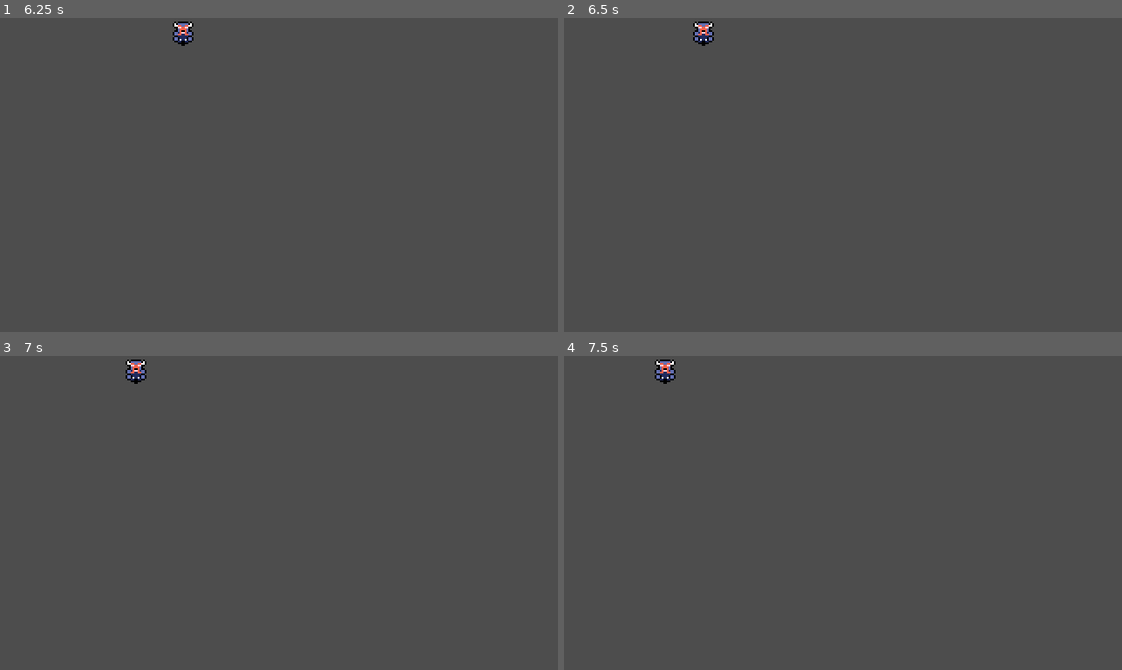
Above: before the commit, frames 1-4 (two rows, left to right).
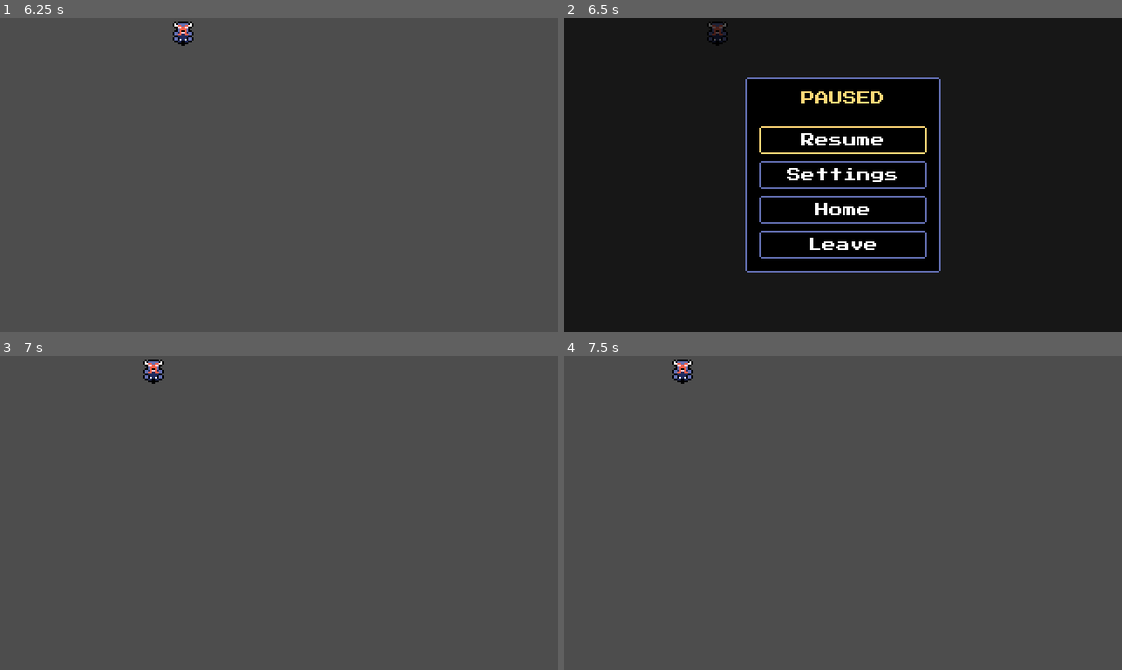
Above: after the commit, the same moments.

Repository: DaEpickid540/haven-2026
Game: Godot game, scene res://Scenes/main_menu.tscn
Same seed, same stepped clock (60 frames per second), same inputs: the game is played once before the commit and once after it.
Inputs (mouse positions are in pixels of both pictures, inside the frame that each line leads up to):
- Up to frame 1 (6.25 s): click "Settings" at 0.5 s; click "Leave" at 1.25 s; click "Start Game" at 2 s; tap Enter at 2.75 s; hold Right (right) 2.78-3.53 s; hold Down (down) 3.53-4.28 s; hold Right (right) 4.28-5.03 s; hold Up (up) 5.03-5.78 s; hold Left (left) from 5.78 s (still down)
- Up to frame 2 (6.5 s): keep holding Left (left); tap Escape (pause) at 6.4 s
- Up to frame 3 (7 s): release Left (left) at 6.5 s; click (279, 478) at 6.5 s, where only the run after the commit has a clickable "Resume"
- Up to frame 4 (7.5 s): tap Space at 7.25 s; hold Left (left) from 7.28 s (still down)

Frame 1 is identical in both runs. In frame 2, 100% of the frame differs, in the area x 0-100%, y 0-100%; in frame 3, 0.5%; in frame 4, 0.5%.

Commit message:
Added esc menu

Diff:
--- /dev/null
+++ b/Scenes/PauseMenu.tscn
@@ -0,0 +1,82 @@
+[gd_scene format=3 uid="uid://b3hilkve4j1uw"]
+
+[ext_resource type="Script" path="res://Scripts/pause_menu.gd" id="1_pause"]
+[ext_resource type="PackedScene" path="res://Scenes/settings_modal.tscn" id="2_settings"]
+
+[node name="PauseMenu" type="CanvasLayer" unique_id=289078793]
+process_mode = 3
+layer = 10
+script = ExtResource("1_pause")
+
+[node name="Overlay" type="Control" parent="."]
+unique_name_in_owner = true
+visible = false
+layout_mode = 3
+anchors_preset = 15
+anchor_right = 1.0
+anchor_bottom = 1.0
+grow_horizontal = 2
+grow_vertical = 2
+
+[node name="Dimmer" type="ColorRect" parent="Overlay"]
+layout_mode = 1
+anchors_preset = 15
+anchor_right = 1.0
+anchor_bottom = 1.0
+grow_horizontal = 2
+grow_vertical = 2
+color = Color(0, 0, 0, 0.7)
+
+[node name="Panel" type="PanelContainer" parent="Overlay"]
+layout_mode = 1
+anchors_preset = 8
+anchor_left = 0.5
+anchor_top = 0.5
+anchor_right = 0.5
+anchor_bottom = 0.5
+grow_horizontal = 2
+grow_vertical = 2
+
+[node name="VBoxContainer" type="VBoxContainer" parent="Overlay/Panel" unique_id=1605280136]
+custom_minimum_size = Vector2(96, 0)
+layout_mode = 2
+theme_override_constants/separation = 4
+
+[node name="Title" type="Label" parent="Overlay/Panel/VBoxContainer"]
+layout_mode = 2
+theme_type_variation = &"HeaderLabel"
+text = "PAUSED"
+horizontal_alignment = 1
+
+[node name="TitleGap" type="Control" parent="Overlay/Panel/VBoxContainer"]
+custom_minimum_size = Vector2(0, 4)
+layout_mode = 2
+mouse_filter = 2
+
+[node name="Resume" type="Button" parent="Overlay/Panel/VBoxContainer" unique_id=940157442]
+unique_name_in_owner = true
+layout_mode = 2
+text = "Resume"
+
+[node name="Settings" type="Button" parent="Overlay/Panel/VBoxContainer" unique_id=1522452194]
+unique_name_in_owner = true
+layout_mode = 2
+text = "Settings"
+
+[node name="MainMenu" type="Button" parent="Overlay/Panel/VBoxContainer" unique_id=291606282]
+unique_name_in_owner = true
+layout_mode = 2
+text = "Home"
+
+[node name="LeaveGame" type="Button" parent="Overlay/Panel/VBoxContainer" unique_id=1878514579]
+unique_name_in_owner = true
+layout_mode = 2
+text = "Leave"
+
+[node name="SettingsModal" parent="." instance=ExtResource("2_settings")]
+unique_name_in_owner = true
+
+[connection signal="pressed" from="Overlay/Panel/VBoxContainer/Resume" to="." method="resume"]
+[connection signal="pressed" from="Overlay/Panel/VBoxContainer/Settings" to="." method="_on_settings_pressed"]
+[connection signal="pressed" from="Overlay/Panel/VBoxContainer/MainMenu" to="." method="_on_main_menu_pressed"]
+[connection signal="pressed" from="Overlay/Panel/VBoxContainer/LeaveGame" to="." method="_on_leave_game_pressed"]
--- a/Scenes/main_menu.tscn
+++ b/Scenes/main_menu.tscn
@@ -2,6 +2,7 @@
 
 [ext_resource type="Script" uid="uid://chqr2mc4h1qw7" path="res://Scripts/main_menu.gd" id="1_menu"]
 [ext_resource type="Texture2D" uid="uid://wl5kturnpj1y" path="res://Assets/Players/Dwarf/dwarf x1.png" id="2_dwarf"]
+[ext_resource type="PackedScene" path="res://Scenes/settings_modal.tscn" id="3_settings"]
 
 [sub_resource type="AtlasTexture" id="dwarf_idle"]
 atlas = ExtResource("2_dwarf")
@@ -150,129 +151,11 @@
 size_flags_horizontal = 4
 text = "Close"
 
-[node name="SettingsModal" type="Control" parent="."]
+[node name="SettingsModal" parent="." instance=ExtResource("3_settings")]
 unique_name_in_owner = true
-visible = false
-layout_mode = 1
-anchors_preset = 15
-anchor_right = 1.0
-anchor_bottom = 1.0
-grow_horizontal = 2
-grow_vertical = 2
-
-[node name="Dimmer" type="ColorRect" parent="SettingsModal"]
-layout_mode = 1
-anchors_preset = 15
-anchor_right = 1.0
-anchor_bottom = 1.0
-grow_horizontal = 2
-grow_vertical = 2
-color = Color(0, 0, 0, 0.7)
-
-[node name="Panel" type="PanelContainer" parent="SettingsModal"]
-layout_mode = 1
-anchors_preset = -1
-anchor_left = 0.1
-anchor_top = 0.1
-anchor_right = 0.9
-anchor_bottom = 0.9
-grow_horizontal = 2
-grow_vertical = 2
-
-[node name="VBox" type="VBoxContainer" parent="SettingsModal/Panel"]
-layout_mode = 2
-theme_override_constants/separation = 8
-
-[node name="Title" type="Label" parent="SettingsModal/Panel/VBox"]
-layout_mode = 2
-theme_type_variation = &"HeaderLabel"
-text = "SETTINGS"
-horizontal_alignment = 1
-
-[node name="MusicRow" type="HBoxContainer" parent="SettingsModal/Panel/VBox"]
-layout_mode = 2
-theme_override_constants/separation = 8
-
-[node name="Label" type="Label" parent="SettingsModal/Panel/VBox/MusicRow"]
-custom_minimum_size = Vector2(88, 0)
-layout_mode = 2
-text = "Music"
-
-[node name="MusicSlider" type="HSlider" parent="SettingsModal/Panel/VBox/MusicRow"]
-unique_name_in_owner = true
-layout_mode = 2
-size_flags_horizontal = 3
-size_flags_vertical = 4
-max_value = 1.0
-step = 0.05
-
-[node name="MusicValue" type="Label" parent="SettingsModal/Panel/VBox/MusicRow"]
-unique_name_in_owner = true
-custom_minimum_size = Vector2(32, 0)
-layout_mode = 2
-theme_type_variation = &"MutedLabel"
-text = "80%"
-horizontal_alignment = 2
-
-[node name="SfxRow" type="HBoxContainer" parent="SettingsModal/Panel/VBox"]
-layout_mode = 2
-theme_override_constants/separation = 8
-
-[node name="Label" type="Label" parent="SettingsModal/Panel/VBox/SfxRow"]
-custom_minimum_size = Vector2(88, 0)
-layout_mode = 2
-text = "SFX"
-
-[node name="SfxSlider" type="HSlider" parent="SettingsModal/Panel/VBox/SfxRow"]
-unique_name_in_owner = true
-layout_mode = 2
-size_flags_horizontal = 3
-size_flags_vertical = 4
-max_value = 1.0
-step = 0.05
-
-[node name="SfxValue" type="Label" parent="SettingsModal/Panel/VBox/SfxRow"]
-unique_name_in_owner = true
-custom_minimum_size = Vector2(32, 0)
-layout_mode = 2
-theme_type_variation = &"MutedLabel"
-text = "80%"
-horizontal_alignment = 2
-
-[node name="FullscreenRow" type="HBoxContainer" parent="SettingsModal/Panel/VBox"]
-layout_mode = 2
-theme_override_constants/separation = 8
-
-[node name="Label" type="Label" parent="SettingsModal/Panel/VBox/FullscreenRow"]
-custom_minimum_size = Vector2(88, 0)
-layout_mode = 2
-size_flags_vertical = 4
-text = "Fullscreen"
-
-[node name="FullscreenToggle" type="Button" parent="SettingsModal/Panel/VBox/FullscreenRow"]
-unique_name_in_owner = true
-custom_minimum_size = Vector2(40, 0)
-layout_mode = 2
-toggle_mode = true
-text = "Off"
-
-[node name="Spacer" type="Control" parent="SettingsModal/Panel/VBox"]
-layout_mode = 2
-size_flags_vertical = 3
-mouse_filter = 2
-
-[node name="SettingsClose" type="Button" parent="SettingsModal/Panel/VBox"]
-unique_name_in_owner = true
-layout_mode = 2
-size_flags_horizontal = 4
-text = "Close"
 
 [connection signal="pressed" from="Layout/Row/Buttons/StartGame" to="." method="_on_start_game_pressed"]
 [connection signal="pressed" from="Layout/Row/Buttons/Settings" to="." method="_on_settings_pressed"]
 [connection signal="pressed" from="Layout/Row/Buttons/Credits" to="." method="_on_credits_pressed"]
 [connection signal="pressed" from="Layout/Row/Buttons/Leave" to="." method="_on_leave_pressed"]
 [connection signal="pressed" from="CreditsModal/Panel/VBox/CreditsClose" to="." method="_close_modal"]
-[connection signal="value_changed" from="SettingsModal/Panel/VBox/MusicRow/MusicSlider" to="." method="_on_music_slider_value_changed"]
-[connection signal="value_changed" from="SettingsModal/Panel/VBox/SfxRow/SfxSlider" to="." method="_on_sfx_slider_value_changed"]
-[connection signal="toggled" from="SettingsModal/Panel/VBox/FullscreenRow/FullscreenToggle" to="." method="_on_fullscreen_toggled"]
-[connection signal="pressed" from="SettingsModal/Panel/VBox/SettingsClose" to="." method="_close_modal"]
--- a/Scenes/player.tscn
+++ b/Scenes/player.tscn
@@ -2,6 +2,7 @@
 
 [ext_resource type="Script" uid="uid://citabd2f6iqau" path="res://Scripts/player.gd" id="1_cvnsp"]
 [ext_resource type="Texture2D" uid="uid://wl5kturnpj1y" path="res://Assets/Players/Dwarf/dwarf x1.png" id="1_v0iea"]
+[ext_resource type="PackedScene" uid="uid://b3hilkve4j1uw" path="res://Scenes/PauseMenu.tscn" id="2_pause"]
 
 [sub_resource type="Animation" id="Animation_v0iea"]
 resource_name = "Idle"
@@ -162,3 +163,5 @@
 
 [node name="AnimationTree" type="AnimationTree" parent="." unique_id=298149144]
 tree_root = SubResource("AnimationNodeBlendTree_0wjns")
+
+[node name="PauseMenu" parent="." instance=ExtResource("2_pause")]
--- /dev/null
+++ b/Scenes/settings_modal.tscn
@@ -0,0 +1,126 @@
+[gd_scene format=3]
+
+[ext_resource type="Script" path="res://Scripts/settings_modal.gd" id="1_script"]
+
+[node name="SettingsModal" type="Control"]
+visible = false
+process_mode = 3
+layout_mode = 1
+anchors_preset = 15
+anchor_right = 1.0
+anchor_bottom = 1.0
+grow_horizontal = 2
+grow_vertical = 2
+script = ExtResource("1_script")
+
+[node name="Dimmer" type="ColorRect" parent="."]
+layout_mode = 1
+anchors_preset = 15
+anchor_right = 1.0
+anchor_bottom = 1.0
+grow_horizontal = 2
+grow_vertical = 2
+color = Color(0, 0, 0, 0.7)
+
+[node name="Panel" type="PanelContainer" parent="."]
+layout_mode = 1
+anchors_preset = -1
+anchor_left = 0.1
+anchor_top = 0.1
+anchor_right = 0.9
+anchor_bottom = 0.9
+grow_horizontal = 2
+grow_vertical = 2
+
+[node name="VBox" type="VBoxContainer" parent="Panel"]
+layout_mode = 2
+theme_override_constants/separation = 8
+
+[node name="Title" type="Label" parent="Panel/VBox"]
+layout_mode = 2
+theme_type_variation = &"HeaderLabel"
+text = "SETTINGS"
+horizontal_alignment = 1
+
+[node name="MusicRow" type="HBoxContainer" parent="Panel/VBox"]
+layout_mode = 2
+theme_override_constants/separation = 8
+
+[node name="Label" type="Label" parent="Panel/VBox/MusicRow"]
+custom_minimum_size = Vector2(88, 0)
+layout_mode = 2
+text = "Music"
+
+[node name="MusicSlider" type="HSlider" parent="Panel/VBox/MusicRow"]
+unique_name_in_owner = true
+layout_mode = 2
+size_flags_horizontal = 3
+size_flags_vertical = 4
+max_value = 1.0
+step = 0.05
+
+[node name="MusicValue" type="Label" parent="Panel/VBox/MusicRow"]
+unique_name_in_owner = true
+custom_minimum_size = Vector2(32, 0)
+layout_mode = 2
+theme_type_variation = &"MutedLabel"
+text = "80%"
+horizontal_alignment = 2
+
+[node name="SfxRow" type="HBoxContainer" parent="Panel/VBox"]
+layout_mode = 2
+theme_override_constants/separation = 8
+
+[node name="Label" type="Label" parent="Panel/VBox/SfxRow"]
+custom_minimum_size = Vector2(88, 0)
+layout_mode = 2
+text = "SFX"
+
+[node name="SfxSlider" type="HSlider" parent="Panel/VBox/SfxRow"]
+unique_name_in_owner = true
+layout_mode = 2
+size_flags_horizontal = 3
+size_flags_vertical = 4
+max_value = 1.0
+step = 0.05
+
+[node name="SfxValue" type="Label" parent="Panel/VBox/SfxRow"]
+unique_name_in_owner = true
+custom_minimum_size = Vector2(32, 0)
+layout_mode = 2
+theme_type_variation = &"MutedLabel"
+text = "80%"
+horizontal_alignment = 2
+
+[node name="FullscreenRow" type="HBoxContainer" parent="Panel/VBox"]
+layout_mode = 2
+theme_override_constants/separation = 8
+
+[node name="Label" type="Label" parent="Panel/VBox/FullscreenRow"]
+custom_minimum_size = Vector2(88, 0)
+layout_mode = 2
+size_flags_vertical = 4
+text = "Fullscreen"
+
+[node name="FullscreenToggle" type="Button" parent="Panel/VBox/FullscreenRow"]
+unique_name_in_owner = true
+custom_minimum_size = Vector2(40, 0)
+layout_mode = 2
+toggle_mode = true
+text = "Off"
+
+[node name="Spacer" type="Control" parent="Panel/VBox"]
+layout_mode = 2
+size_flags_vertical = 3
+mouse_filter = 2
+
+[node name="SettingsClose" type="Button" parent="Panel/VBox"]
+unique_name_in_owner = true
+layout_mode = 2
+size_flags_horizontal = 4
+text = "Close"
+
+[connection signal="value_changed" from="Panel/VBox/MusicRow/MusicSlider" to="." method="_on_music_slider_value_changed"]
+[connection signal="value_changed" from="Panel/VBox/SfxRow/SfxSlider" to="." method="_on_sfx_slider_value_changed"]
+[connection signal="toggled" from="Panel/VBox/FullscreenRow/FullscreenToggle" to="." method="_on_fullscreen_toggled"]
+[connection signal="pressed" from="Panel/VBox/SettingsClose" to="." method="close"]
--- a/Scripts/main_menu.gd
+++ b/Scripts/main_menu.gd
@@ -10,12 +10,7 @@
 const DWARF_FPS := 2.0
 
 @onready var credits_modal: Control = %CreditsModal
-@onready var settings_modal: Control = %SettingsModal
-@onready var music_slider: HSlider = %MusicSlider
-@onready var music_value: Label = %MusicValue
-@onready var sfx_slider: HSlider = %SfxSlider
-@onready var sfx_value: Label = %SfxValue
-@onready var fullscreen_toggle: Button = %FullscreenToggle
+@onready var settings_modal = %SettingsModal  # Scenes/settings_modal.tscn
 @onready var dwarf_texture: AtlasTexture = %Dwarf.texture
 
 var _open_modal: Control = null
@@ -27,6 +22,7 @@
 	%StartGame.grab_focus()
 	if OS.has_feature("web"):
 		%Leave.hide()  # Quitting does nothing in a browser.
+	settings_modal.closed.connect(func(): %Settings.grab_focus())
 
 
 func _process(delta: float) -> void:
@@ -38,7 +34,7 @@
 
 
 func _unhandled_input(event: InputEvent) -> void:
-	# Esc (ui_cancel) closes whichever modal is open.
+	# Esc (ui_cancel) closes Credits. (Settings handles its own Esc.)
 	if _open_modal and event.is_action_pressed("ui_cancel"):
 		_close_modal()
 		get_viewport().set_input_as_handled()
@@ -51,12 +47,7 @@
 
 
 func _on_settings_pressed() -> void:
-	# Show the saved values without triggering the change handlers.
-	music_slider.set_value_no_signal(GameSettings.music_volume)
-	sfx_slider.set_value_no_signal(GameSettings.sfx_volume)
-	fullscreen_toggle.set_pressed_no_signal(GameSettings.fullscreen)
-	_refresh_settings_labels()
-	_open(settings_modal, music_slider)
+	settings_modal.open()
 
 
 func _on_credits_pressed() -> void:
@@ -65,29 +56,6 @@
 
 func _on_leave_pressed() -> void:
 	GameManage.quit_game()
-
-
-# --- Settings controls (apply live, save on close) ---
-
-func _on_music_slider_value_changed(value: float) -> void:
-	GameSettings.set_music_volume(value)
-	_refresh_settings_labels()
-
-
-func _on_sfx_slider_value_changed(value: float) -> void:
-	GameSettings.set_sfx_volume(value)
-	_refresh_settings_labels()
-
-
-func _on_fullscreen_toggled(enabled: bool) -> void:
-	GameSettings.set_fullscreen(enabled)
-	_refresh_settings_labels()
-
-
-func _refresh_settings_labels() -> void:
-	music_value.text = "%d%%" % roundi(music_slider.value * 100)
-	sfx_value.text = "%d%%" % roundi(sfx_slider.value * 100)
-	fullscreen_toggle.text = "On" if fullscreen_toggle.button_pressed else "Off"
 
 
 # --- Modals ---
@@ -102,8 +70,6 @@
 func _close_modal() -> void:
 	if _open_modal == null:
 		return
-	if _open_modal == settings_modal:
-		GameSettings.save_settings()
 	_open_modal.hide()
 	_open_modal = null
 	if is_instance_valid(_return_focus):
--- /dev/null
+++ b/Scripts/pause_menu.gd
@@ -0,0 +1,51 @@
+extends CanvasLayer
+## Pause menu (Scenes/PauseMenu.tscn). Instance it once in the gameplay scene.
+## The "pause" action (Esc) opens/closes it. While open, the rest of the game
+## is paused; this node's process_mode is Always so the menu keeps working.
+
+const MAIN_MENU_SCENE := "res://Scenes/main_menu.tscn"
+
+@onready var overlay: Control = %Overlay
+@onready var settings_modal = %SettingsModal  # Scenes/settings_modal.tscn
+
+
+func _ready() -> void:
+	overlay.hide()
+	if OS.has_feature("web"):
+		%LeaveGame.hide()  # Quitting does nothing in a browser.
+	settings_modal.closed.connect(func(): %Settings.grab_focus())
+
+
+func _unhandled_input(event: InputEvent) -> void:
+	# Settings (a child, so it sees input first) handles Esc while it's open.
+	if overlay.visible and (event.is_action_pressed("pause") or event.is_action_pressed("ui_cancel")):
+		resume()
+		get_viewport().set_input_as_handled()
+	elif not overlay.visible and event.is_action_pressed("pause"):
+		pause()
+		get_viewport().set_input_as_handled()
+
+
+func pause() -> void:
+	get_tree().paused = true
+	overlay.show()
+	%Resume.grab_focus()
+
+
+func resume() -> void:
+	settings_modal.close()
+	overlay.hide()
+	get_tree().paused = false
+
+
+func _on_settings_pressed() -> void:
+	settings_modal.open()
+
+
+func _on_main_menu_pressed() -> void:
+	get_tree().paused = false  # Otherwise the menu would load frozen.
+	get_tree().change_scene_to_file(MAIN_MENU_SCENE)
+
+
+func _on_leave_game_pressed() -> void:
+	GameManage.quit_game()
--- /dev/null
+++ b/Scripts/settings_modal.gd
@@ -0,0 +1,59 @@
+extends Control
+## Reusable Settings pop-up (Scenes/settings_modal.tscn).
+## Drop it into any menu, call open(), and listen for `closed`.
+## Changes apply live through GameSettings and are saved when it closes.
+## process_mode is Always, so it also works while the game is paused.
+
+signal closed
+
+@onready var music_slider: HSlider = %MusicSlider
+@onready var music_value: Label = %MusicValue
+@onready var sfx_slider: HSlider = %SfxSlider
+@onready var sfx_value: Label = %SfxValue
+@onready var fullscreen_toggle: Button = %FullscreenToggle
+
+
+func open() -> void:
+	# Show the saved values without triggering the change handlers.
+	music_slider.set_value_no_signal(GameSettings.music_volume)
+	sfx_slider.set_value_no_signal(GameSettings.sfx_volume)
+	fullscreen_toggle.set_pressed_no_signal(GameSettings.fullscreen)
+	_refresh_labels()
+	show()
+	music_slider.grab_focus()
+
+
+func close() -> void:
+	if not visible:
+		return
+	GameSettings.save_settings()
+	hide()
+	closed.emit()
+
+
+func _unhandled_input(event: InputEvent) -> void:
+	# Esc closes Settings only (not the pause menu underneath it).
+	if visible and (event.is_action_pressed("ui_cancel") or event.is_action_pressed("pause")):
+		close()
+		get_viewport().set_input_as_handled()
+
+
+func _on_music_slider_value_changed(value: float) -> void:
+	GameSettings.set_music_volume(value)
+	_refresh_labels()
+
+
+func _on_sfx_slider_value_changed(value: float) -> void:
+	GameSettings.set_sfx_volume(value)
+	_refresh_labels()
+
+
+func _on_fullscreen_toggled(enabled: bool) -> void:
+	GameSettings.set_fullscreen(enabled)
+	_refresh_labels()
+
+
+func _refresh_labels() -> void:
+	music_value.text = "%d%%" % roundi(music_slider.value * 100)
+	sfx_value.text = "%d%%" % roundi(sfx_slider.value * 100)
+	fullscreen_toggle.text = "On" if fullscreen_toggle.button_pressed else "Off"
Not shown, added: Scripts/pause_menu.gd.uid
Not shown, added: Scripts/settings_modal.gd.uid
